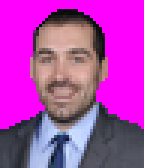
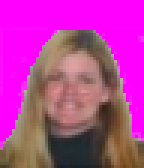
Comparing the layer stacks of the two 144×168 images. Changes:
removed layer "Layer 4" over [0, 9, 144, 168]
painted on "Layer 3" over [0, 24, 144, 168]
removed layer "Layer 1" over [30, 75, 36, 90]
